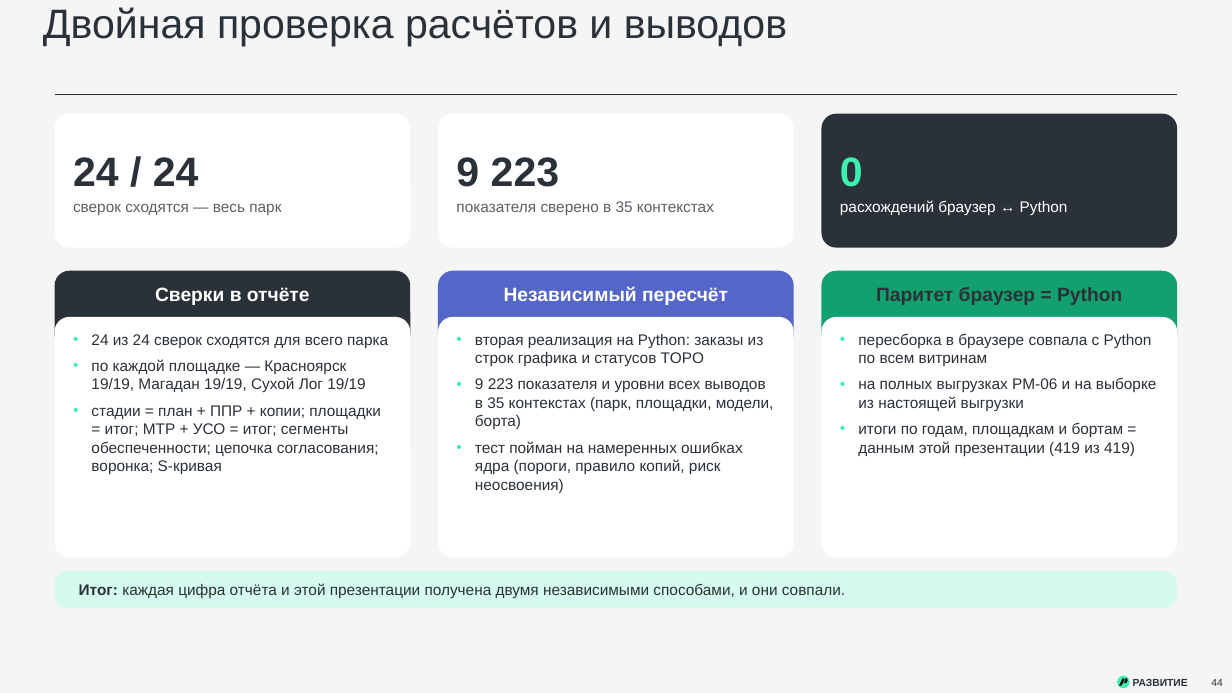
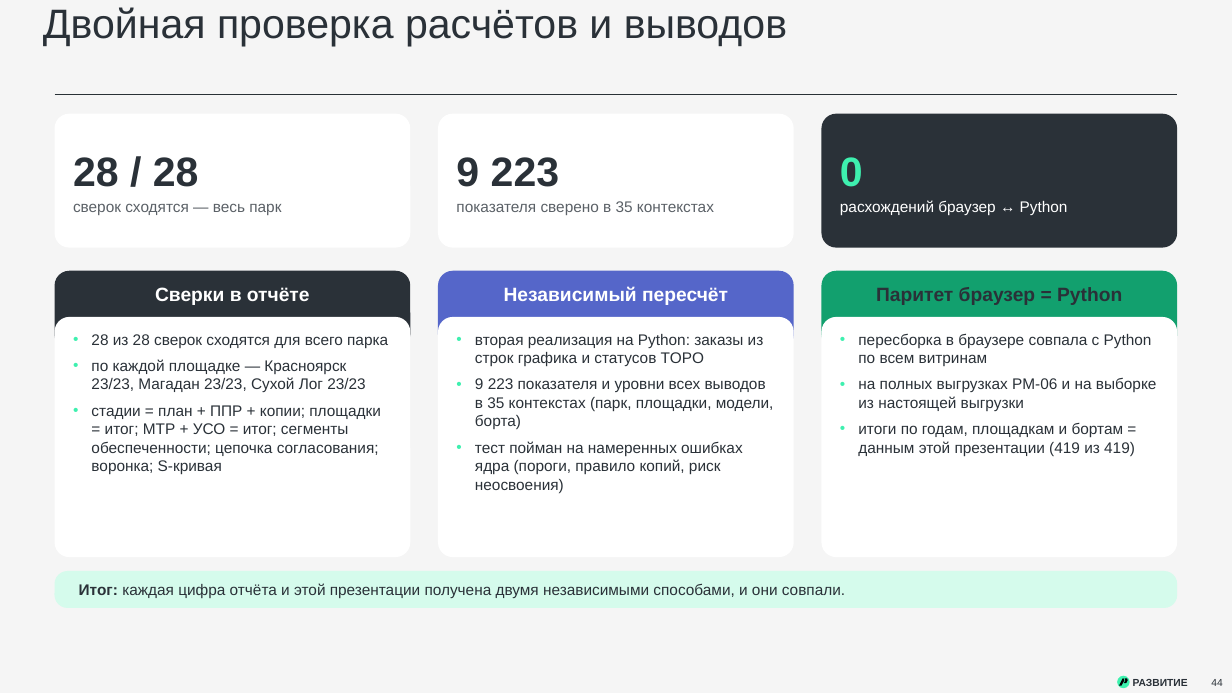
Before and after one commit to victorekuznetsov/TZ, a slide deck: slide 44 of exports/WK_ispolnenie_2024-2026_plan_2027.pptx. Drawn at 1232x693 pixels with LibreOffice and Linux fonts; fonts in the diff are those of the drawing. Boxes give left, top, right and bottom in pixels: in the first picture for what was removed or moved away, otherwise in the second. Text is boxed around its words. In the diff, an @@ line names an element or a change of style, - is before the commit and + after.

```diff
--- a/exports/WK_ispolnenie_2024-2026_plan_2027.pptx
+++ b/exports/WK_ispolnenie_2024-2026_plan_2027.pptx
@@ text at (73, 157, 199, 187): text changed @@
-24 / 24
+28 / 28
@@ text at (91, 334, 388, 392): text changed @@
-• 24 из 24 сверок сходятся для всего парка
-• по каждой площадке — Красноярск 19/19, Магадан 19/19, Сухой Лог 19/19
+• 28 из 28 сверок сходятся для всего парка
+• по каждой площадке — Красноярск 23/23, Магадан 23/23, Сухой Лог 23/23
```
Also in this commit, not shown: 2 other slides changed, 9 other files.
